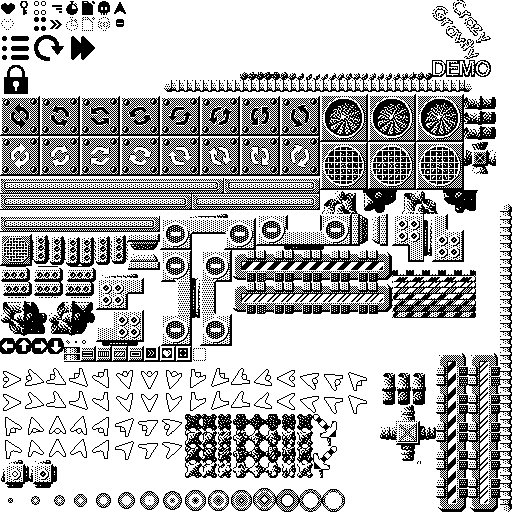
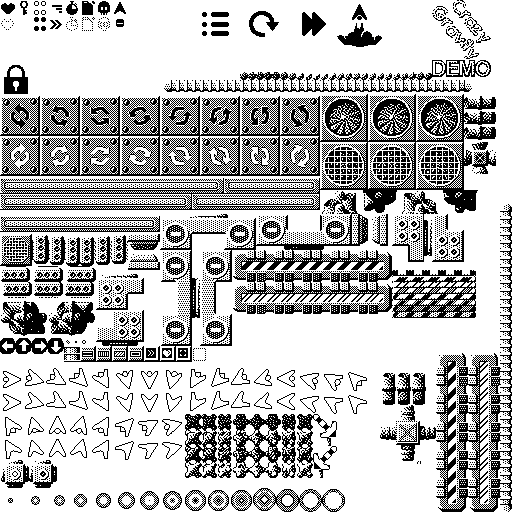
Layered file, before and after one edit (512 × 512). Changes by layer:
added group "Group 1" with 3 layers above "Background" over [2, 4, 382, 61]
added layer "Rocket launch icon" in group "Group 1" over [302, 4, 382, 47]
added layer "level select icon" in group "Group 1" over [2, 11, 320, 61]
added layer "Icons" in group "Group 1" over [2, 4, 382, 61]
painted on "Background" over [2, 4, 382, 61]
